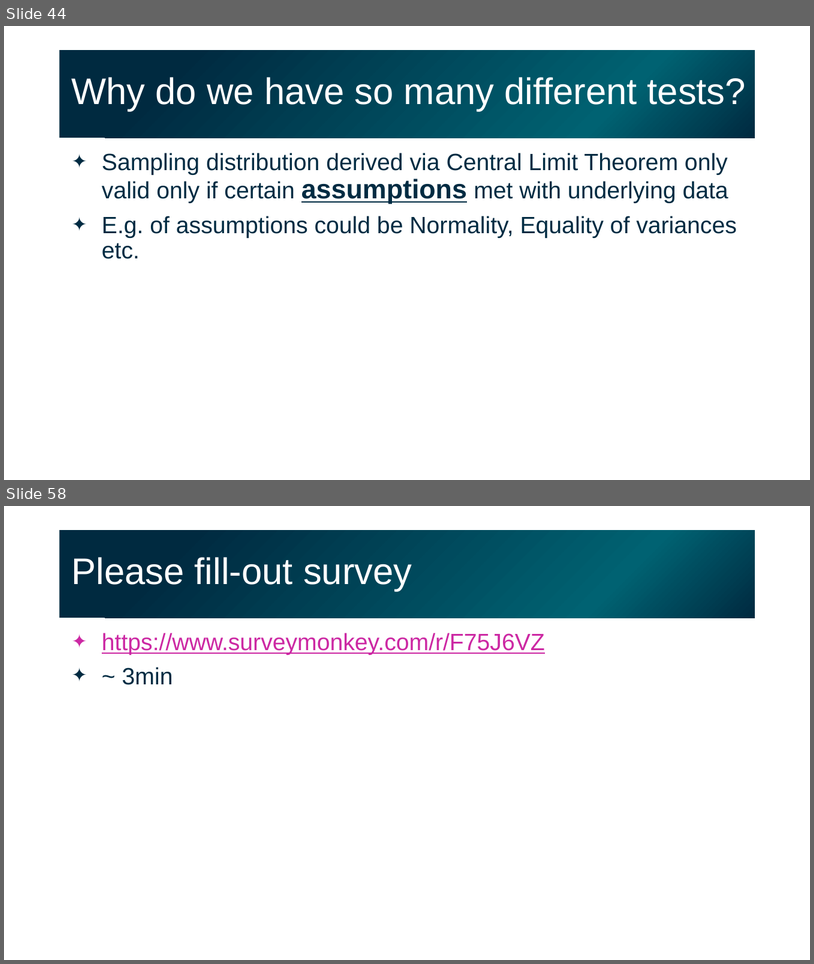
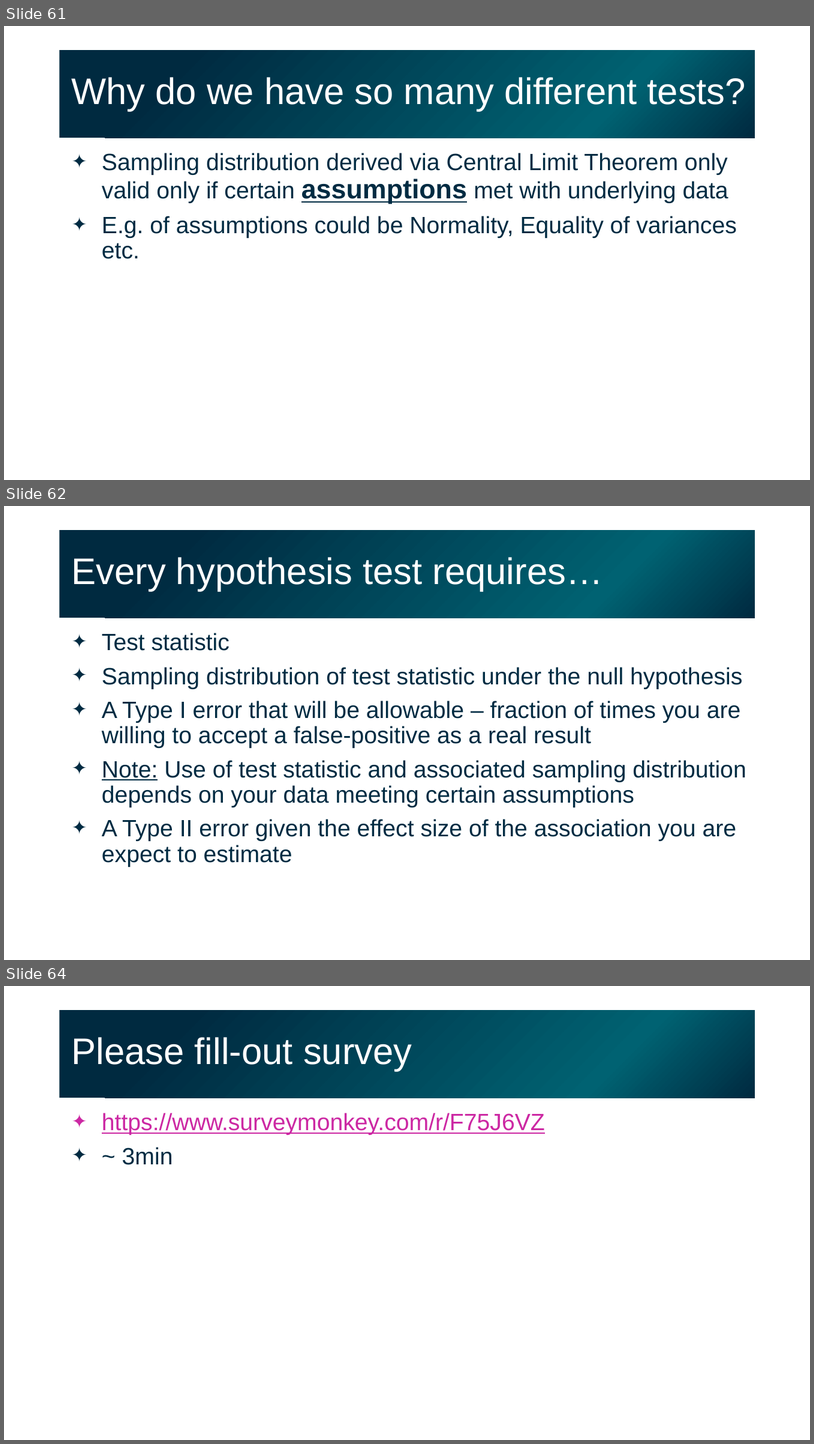
Before and after one commit to gladstone-institutes/Bioinformatics-Workshops, a slide deck: intro-experimental-design-hypothesis-testing/IntroStatsExpDesignHT_011723_day2.pptx. Shown one above the other, each under a label of ours: slides 44 and 58 before the commit, slides 61, 62 and 64 after it; the slides between them are not shown. The pictures are 814x964 and 814x1444 pixels, drawn with LibreOffice and Linux fonts; fonts in the diff are those of the drawing. Boxes give left, top, right and bottom in pixels: in the first picture for what was removed or moved away, otherwise in the second. Text is boxed around its words. In the diff, an @@ line names an element or a change of style, - is before the commit and + after.

```diff
--- a/intro-experimental-design-hypothesis-testing/IntroStatsExpDesignHT_011723_day2.pptx
+++ b/intro-experimental-design-hypothesis-testing/IntroStatsExpDesignHT_011723_day2.pptx
@@ slide 62 added at (x1=4, y1=506, x2=810, y2=960), background #FFFFFF @@
@@ title added at (x1=60, y1=530, x2=755, y2=618), fill gradient #002A40 to #006272, 44 pt, text #FFFFFF @@
+Every hypothesis test requires…
@@ text added at (x1=102, y1=633, x2=746, y2=867), 28 pt, text #002B42 @@
+✦ Test statistic
+✦ Sampling distribution of test statistic under the null hypothesis
+✦ A Type I error that will be allowable – fraction of times you are willing to accept a false-positive as a real result
+✦ Note: Use of test statistic and associated sampling distribution depends on your data meeting certain assumptions
+✦ A Type II error given the effect size of the association you are expect to estimate
@@ what was slide 44 is now slide 61 @@
@@ what was slide 58 is now slide 64 @@
```
Also in this commit, not shown: 11 slides changed, 17 other slides added.
